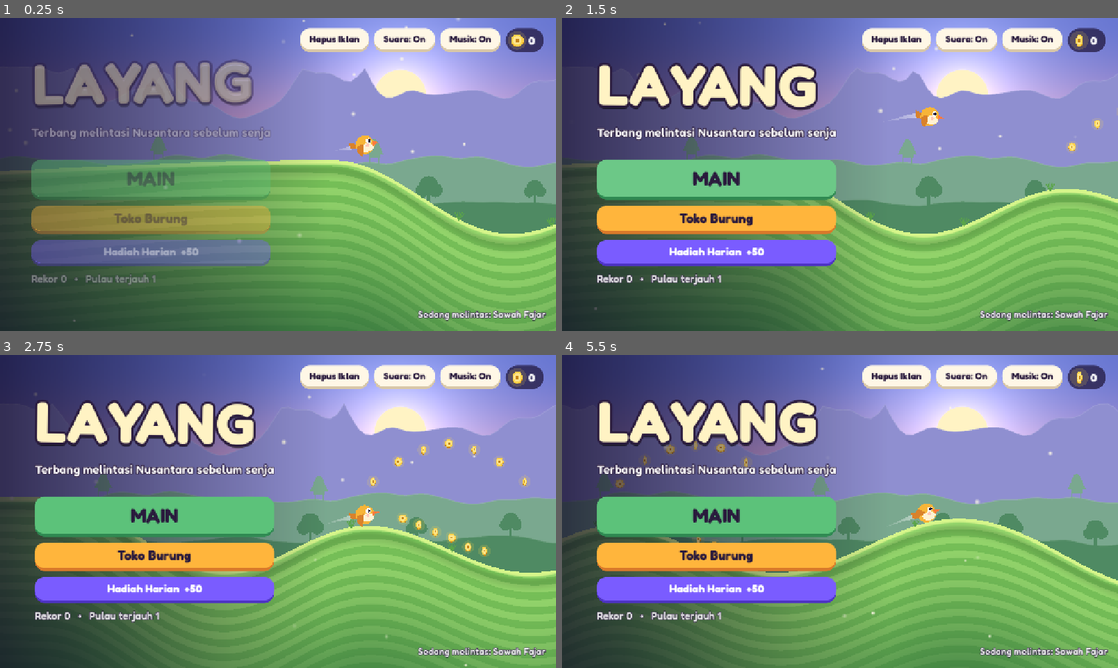
Above: before the commit, frames 1-4 (two rows, left to right).
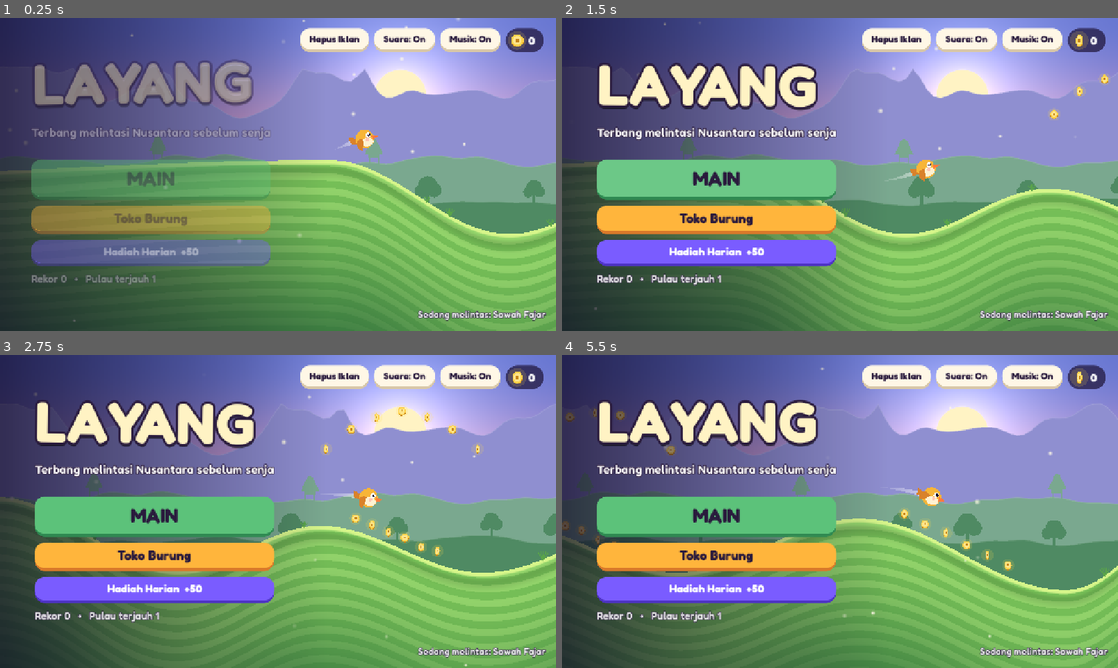
Above: after the commit, the same moments.

Repository: lutfidev/layang
Game: Godot game, scene res://scenes/main_menu.tscn
Two runs of this game, one before a commit and one after it. Both use one fixed random seed, a clock stepped at 60 frames per second and the inputs below.
Inputs (mouse positions are in pixels of both pictures, inside the frame that each line leads up to):
- Up to frame 1 (0.25 s): no input
- Up to frame 2 (1.5 s): move the mouse to (962, 158) at 0.52 s; hold Up 0.53-1.28 s; hold Space (fly) 0.53-1.28 s; click (962, 158) at 0.67 s; move the mouse to (728, 190) at 1.27 s; tap Space (fly) at 1.35 s
- Up to frame 3 (2.75 s): move the mouse to (333, 442) at 2.02 s; hold Up from 2.03 s (still down); hold Space (fly) from 2.03 s (still down)
- Up to frame 4 (5.5 s): move the mouse to (812, 574) at 2.77 s; release Space (fly) at 2.78 s; tap Space (fly) at 2.85, 4.35 s; click (812, 574) at 2.92 s; move the mouse to (1006, 558) at 3.52 s; release Up at 3.53 s; hold Space (fly) 3.53-4.28 s; move the mouse to (673, 464) at 4.27 s; move the mouse to (867, 511) at 5.02 s; hold Space (fly) from 5.03 s (still down); click (867, 511) at 5.17 s

The runs differ from the first frame. In frame 1, 1.1% of the frame differs, in the area x 1-100%, y 17-89%; in frame 2, 8.0%; in frame 3, 11%; in frame 4, 15%, in the area x 0-100%, y 17-100%.

Commit message:
Autopilot for hold-to-rise, balance: shorter islands, faster flight, fair first-sea warning
Monster aim is clamped into the remaining sea so fast birds still get a jump.

Diff:
--- a/scripts/world/bird.gd
+++ b/scripts/world/bird.gd
@@ -11,8 +11,8 @@
 const LIFT := 2900.0
 const MAX_RISE := 620.0
 const MAX_FALL := 520.0
-const SPEED_START := 380.0
-const SPEED_MAX := 700.0
+const SPEED_START := 420.0
+const SPEED_MAX := 740.0
 const SPEED_RAMP_X := 60000.0
 const SPEED_ACCEL := 600.0
 const CEILING_SOFT := -1200.0
--- a/scripts/world/sea_monster.gd
+++ b/scripts/world/sea_monster.gd
@@ -4,6 +4,7 @@
 ## (bubbles + dark shadow on the surface). Drawn in world coordinates.
 
 const WARN_TIME := 1.0
+const FIRST_WARN_TIME := 1.4      # first sea of a run: extra time for newcomers
 const JUMP_TIME := 1.1
 const PEAK_ABOVE_WATER := 600.0
 const START_DEPTH := 90.0          # head starts/ends this far below the surface
@@ -18,6 +19,7 @@
 var state := "idle"                # idle | warn | jump
 var target_x := 0.0
 var t := 0.0
+var warn_time := WARN_TIME
 var _anim := 0.0
 
 
@@ -29,8 +31,9 @@
 	return mini(1 + k / 2, 3)
 
 
-func arm(x: float) -> void:
+func arm(x: float, warn: float = WARN_TIME) -> void:
 	state = "warn"
+	warn_time = warn
 	target_x = x
 	t = 0.0
 	Sfx.play("blub")
@@ -50,7 +53,7 @@
 	t += delta
 	queue_redraw()
 	if state == "warn":
-		if t >= WARN_TIME:
+		if t >= warn_time:
 			state = "jump"
 			t = 0.0
 		return false
@@ -78,7 +81,7 @@
 		return
 	var wy := Terrain.WATER_Y
 	if state == "warn":
-		var k := clampf(t / WARN_TIME, 0.0, 1.0)
+		var k := clampf(t / warn_time, 0.0, 1.0)
 		var sx := target_x - SPAN * 0.5
 		Art.ellipse(self, Vector2(sx, wy + 6.0), 70.0 + 50.0 * k, 14.0 + 8.0 * k, Color(0.08, 0.03, 0.2, 0.35 + 0.4 * k))
 		for i in 10:
--- a/scripts/world/terrain.gd
+++ b/scripts/world/terrain.gd
@@ -132,7 +132,7 @@
 	var diff := float(min(k + start_island * 0.5, 10))
 	var amp := 1.0 + diff * 0.07
 	var wid := 1.0 + diff * 0.035
-	var hills := 15 + int(min(k, 6)) * 2
+	var hills := 9 + int(min(k, 6))
 	var biome: Dictionary = Biomes.get_biome(start_island + k)
 
 	if k == 0:
--- a/scripts/world/world.gd
+++ b/scripts/world/world.gd
@@ -42,6 +42,8 @@
 var _in_sea := false
 var _jumps_left := 0
 var _jump_cd := 0.0
+var _ai_rng: RandomNumberGenerator
+var _ai_react := -1.0
 
 
 func _ready() -> void:
@@ -157,11 +159,17 @@
 	_in_sea = over_sea
 	_jump_cd -= delta
 	if over_sea and _jumps_left > 0 and _jump_cd <= 0.0 and monster.state == "idle":
-		var tx := x + bird.vel.x * (SeaMonster.WARN_TIME + 0.55)
-		if terrain.is_sea_at(tx - SeaMonster.SPAN * 0.5) and terrain.is_sea_at(tx + SeaMonster.SPAN * 0.5):
-			monster.arm(tx)
+		var warn := SeaMonster.FIRST_WARN_TIME if terrain.island_at(x) == 0 else SeaMonster.WARN_TIME
+		var half := SeaMonster.SPAN * 0.5
+		var sea_end := x
+		while terrain.is_sea_at(sea_end + 20.0) and sea_end < x + 8000.0:
+			sea_end += 20.0
+		# aim where the bird will be, but keep the whole arc over the water
+		var tx := minf(x + bird.vel.x * (warn + 0.55), sea_end - half)
+		if tx - half > x + 60.0:
+			monster.arm(tx, warn)
 			_jumps_left -= 1
-			_jump_cd = SeaMonster.WARN_TIME + SeaMonster.JUMP_TIME + 0.5
+			_jump_cd = warn + SeaMonster.JUMP_TIME + 0.5
 	if monster.update(delta, bird.center()):
 		_die("monster")
 	elif over_sea and bird.center().y > Terrain.WATER_Y:
@@ -184,15 +192,32 @@
 	_jump_cd = 0.0
 
 
+## Autopilot (menu, shop, balance sim): skims ~70 px over the hills, cruises over the sea,
+## and climbs out of reach when the sea monster warns, after a seeded, sometimes slow reaction.
 func _ai_hold() -> bool:
-	var x := bird.position.x
-	var look := x + clampf(bird.vel.x * 0.07, 20.0, 150.0)
-	var s := terrain.slope_at(look)
-	if bird.on_ground:
-		return s > 0.0
-	var h := terrain.height_at(look)
-	var height_above := h - bird.position.y
-	return s > 0.04 and bird.vel.y > -80.0 and height_above < 900.0
+	if _ai_rng == null:
+		_ai_rng = RandomNumberGenerator.new()
+		_ai_rng.seed = run_seed * 31 + 7
+	var b := bird
+	var x := b.position.x
+	var vx := maxf(b.vel.x, 200.0)
+	var target: float
+	if terrain.is_sea_at(x) or terrain.is_sea_at(x + vx * 0.6):
+		target = Terrain.WATER_Y - 450.0
+		if monster.state == "warn" and _ai_react < 0.0:
+			_ai_react = 0.15 + pow(_ai_rng.randf(), 4.0) * 1.2
+		if monster.state == "idle":
+			_ai_react = -1.0
+		var reacting := monster.state == "jump" or (monster.state == "warn" and monster.t >= _ai_react)
+		if reacting and monster.target_x + SeaMonster.SPAN > x:
+			target = Terrain.WATER_Y - SeaMonster.PEAK_ABOVE_WATER - 140.0
+	else:
+		var top := terrain.height_at(x)
+		for i in range(1, 7):
+			top = minf(top, terrain.height_at(x + vx * 0.12 * i))
+		target = minf(top, Terrain.WATER_Y) - 70.0
+	var predicted := b.position.y + b.vel.y * 0.2
+	return predicted > target
 
 
 func _change_biome(b: Dictionary) -> void:
--- a/tests/test_hazards.gd
+++ b/tests/test_hazards.gd
@@ -111,3 +111,26 @@
 	if not deaths.is_empty():
 		return "died in menu world"
 	return "" if w.bird.position.y < Terrain.WATER_Y else "bird under water y=%f" % w.bird.position.y
+
+
+func test_fast_bird_still_gets_a_jump() -> String:
+	var w := _world()
+	_put(w, _sea_start(w) + 20.0, Terrain.WATER_Y - 450.0)
+	w.bird.fever = true
+	w.bird.vel.x = Bird.SPEED_MAX * 1.3
+	var armed := false
+	for i in int(3.0 / DT):
+		w.bird.position.y = Terrain.WATER_Y - 450.0
+		w.bird.vel.y = 0.0
+		w._physics_process(DT)
+		if w.monster.state != "idle":
+			armed = true
+			break
+		if not w.terrain.is_sea_at(w.bird.position.x):
+			break
+	if not armed:
+		return "no jump for a fast bird over the first sea"
+	var tx := w.monster.target_x
+	if not (w.terrain.is_sea_at(tx - SeaMonster.SPAN * 0.5) and w.terrain.is_sea_at(tx + SeaMonster.SPAN * 0.5)):
+		return "arc not over the sea: tx=%f" % tx
+	return ""
